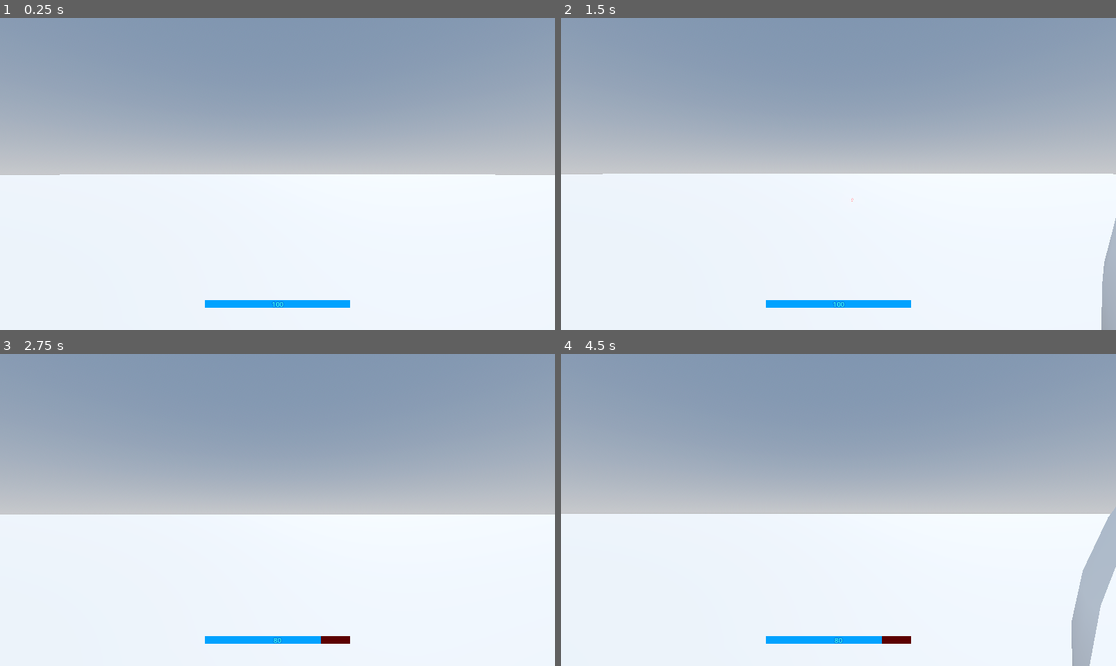
Above: before the commit, frames 1-4 (two rows, left to right).
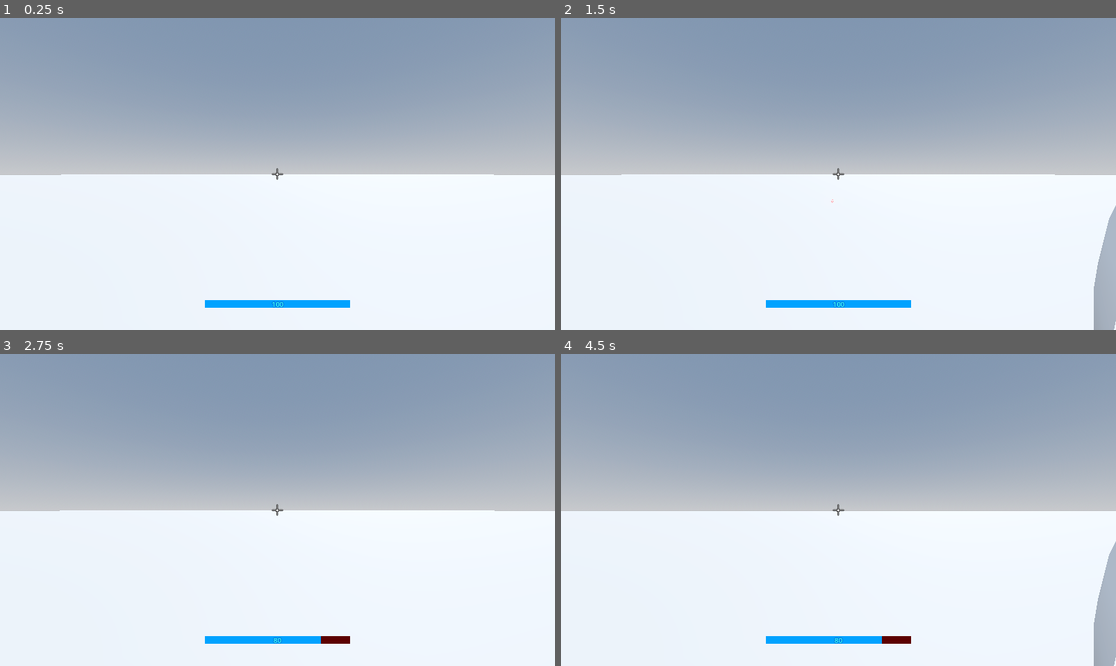
Above: after the commit, the same moments.

Repository: ArmanAmeri/3d-intro
Game: Godot game, scene res://Scenes/main.tscn
The game is run twice, just before and just after one commit, with the same random seed, the same clock (stepped at 60 frames per second) and the same inputs.
Inputs (mouse positions are in pixels of both pictures, inside the frame that each line leads up to):
- Up to frame 1 (0.25 s): no input
- Up to frame 2 (1.5 s): tap Enter (ui_accept) at 0.5, 0.77, 1.25 s; move the mouse to (866, 174) at 0.52 s; tap A (a) at 0.6 s; tap D (d) at 0.8, 1.35 s; move the mouse to (810, 174) at 1.27 s
- Up to frame 3 (2.75 s): tap Enter (ui_accept) at 1.52, 2 s; tap S (s) at 1.55, 2.1 s; move the mouse to (288, 503) at 2.02 s; tap W (w) at 2.3 s
- Up to frame 4 (4.5 s): move the mouse to (832, 516) at 2.77 s; tap W (w) at 2.85 s; tap Enter (ui_accept) at 3.02, 3.5, 3.77, 4.25 s; tap A (a) at 3.05, 3.6 s; move the mouse to (877, 513) at 3.52 s; tap D (d) at 3.8, 4.35 s; move the mouse to (794, 506) at 4.27 s

The runs differ from the first frame. In frame 1, less than 0.1% of the frame differs, in the area x 10-90%, y 48-52%; in frame 2, 0.8%; in frame 3, 1.3%; in frame 4, 3.5%, in the area x 0-100%, y 48-100%.

Commit message:
added crosshair

Diff:
--- a/Scenes/game_ui.tscn
+++ b/Scenes/game_ui.tscn
@@ -1,6 +1,7 @@
-[gd_scene load_steps=6 format=3 uid="uid://df3mnx84gmn82"]
+[gd_scene load_steps=7 format=3 uid="uid://df3mnx84gmn82"]
 
 [ext_resource type="Script" path="res://Scripts/game_ui.gd" id="1_syeqx"]
+[ext_resource type="Texture2D" uid="uid://codd6mtrjkk5p" path="res://Assets/Crosshair.png" id="2_c4x62"]
 
 [sub_resource type="StyleBoxFlat" id="StyleBoxFlat_smus2"]
 bg_color = Color(0.36, 0, 0, 1)
@@ -53,3 +54,27 @@
 text = "100"
 label_settings = SubResource("LabelSettings_671p4")
 horizontal_alignment = 1
+
+[node name="Control" type="Control" parent="."]
+layout_mode = 3
+anchors_preset = 15
+anchor_right = 1.0
+anchor_bottom = 1.0
+grow_horizontal = 2
+grow_vertical = 2
+
+[node name="TextureRect" type="TextureRect" parent="Control"]
+process_mode = 4
+layout_mode = 1
+anchors_preset = 8
+anchor_left = 0.5
+anchor_top = 0.5
+anchor_right = 0.5
+anchor_bottom = 0.5
+offset_left = -20.0
+offset_top = -20.0
+offset_right = 20.0
+offset_bottom = 20.0
+grow_horizontal = 2
+grow_vertical = 2
+texture = ExtResource("2_c4x62")
--- a/Scenes/main.tscn
+++ b/Scenes/main.tscn
@@ -37,6 +37,7 @@
 transform = Transform3D(1, 0, 0, 0, 1, 0, 0, 0, 1, 0, 1.24638, -7.56765)
 
 [node name="NavigationRegion3D" type="NavigationRegion3D" parent="."]
+transform = Transform3D(1, 0, 0, 0, 1, 0, 0, 0, 1, 0, 0.021576, 0)
 navigation_mesh = SubResource("NavigationMesh_ddp6h")
 
 [node name="Ground" type="CSGBox3D" parent="NavigationRegion3D"]
--- a/Scripts/game_ui.gd
+++ b/Scripts/game_ui.gd
@@ -8,6 +8,6 @@
 	progress_bar.max_value = player.hp_max
 	hp_amount_label.text = str(player.hp)
 
-func _process(delta: float) -> void:
+func _process(_delta: float) -> void:
 	progress_bar.value = player.hp
 	hp_amount_label.text = str(player.hp)
Binary file added: Assets/Crosshair.png
Not shown, added: Assets/Crosshair.png.import
